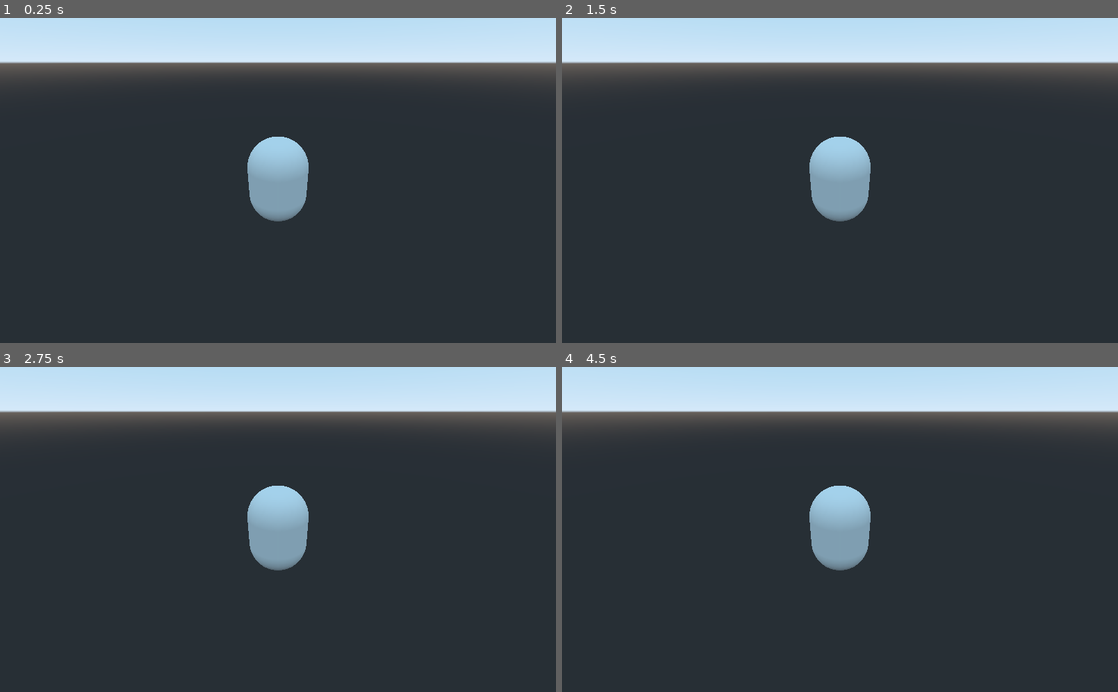
Above: before the commit, frames 1-4 (two rows, left to right).
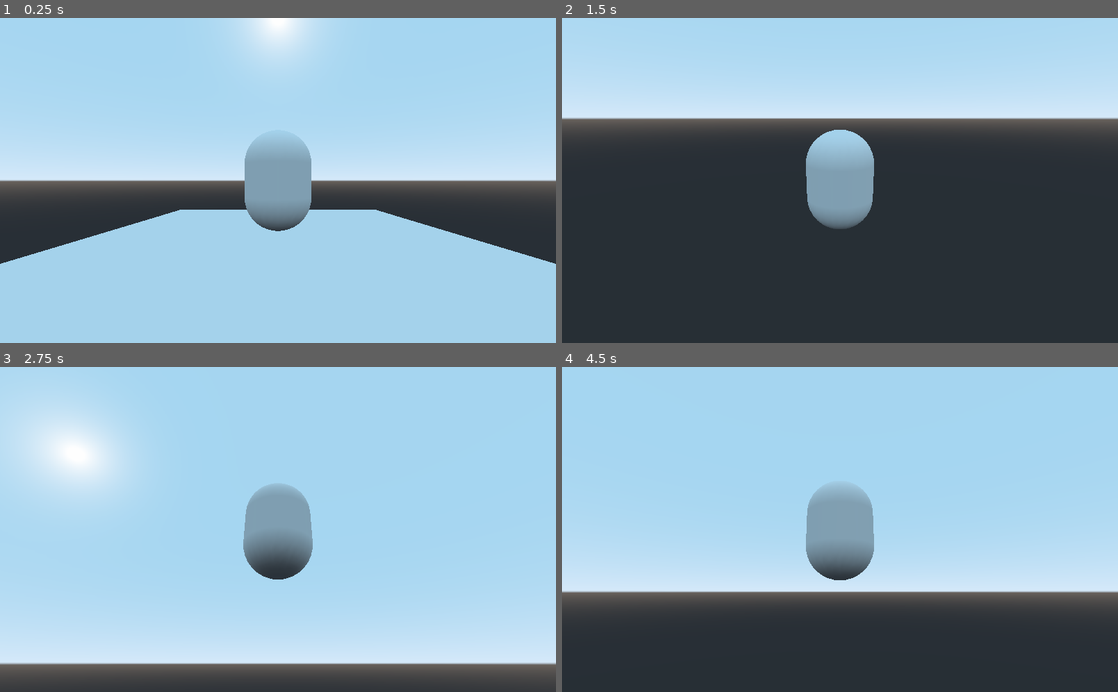
Above: after the commit, the same moments.

Repository: akulkarni3472/GodotWildJam-53
Game: Godot game, scene res://Levels/Level 1.tscn
Same seed, same stepped clock (60 frames per second), same inputs: the game is played once before the commit and once after it. Before the commit the project starts from res://Player/Player.tscn.
Inputs (mouse positions are in pixels of both pictures, inside the frame that each line leads up to):
- Up to frame 1 (0.25 s): no input
- Up to frame 2 (1.5 s): tap Enter at 0.5 s; move the mouse to (962, 164) at 0.52 s; hold D (right, bound only after the commit) 0.53-1.28 s; tap Space (jump, bound only after the commit) at 0.6, 0.77, 1.07, 1.25, 1.35 s; move the mouse to (728, 196) at 1.27 s; hold S (back, bound only after the commit) from 1.28 s (still down)
- Up to frame 3 (2.75 s): tap Space (jump, bound only after the commit) at 1.52, 1.82, 2.1 s; tap Enter at 2 s; move the mouse to (333, 458) at 2.02 s; release S (back, bound only after the commit) at 2.03 s; hold D (right, bound only after the commit) from 2.03 s (still down)
- Up to frame 4 (4.5 s): tap Space (jump, bound only after the commit) at 2.75, 2.85, 3.02, 3.32, 3.6, 3.77, 4.07, 4.25, 4.35 s; move the mouse to (812, 594) at 2.77 s; release D (right, bound only after the commit) at 2.78 s; hold W (forward, bound only after the commit) 2.78-3.53 s; tap Enter at 3.5 s; move the mouse to (1006, 578) at 3.52 s; hold A (left, bound only after the commit) from 3.53 s (still down); move the mouse to (673, 480) at 4.27 s

The runs differ from the first frame. In frame 1, 84% of the frame differs, in the area x 0-100%, y 0-100%; in frame 2, 28%; in frame 3, 90%, in the area x 0-100%, y 0-98%; in frame 4, 69%.

Commit message:
Fixed basic third-person controller

Diff:
--- a/Levels/Level 1.tscn
+++ b/Levels/Level 1.tscn
@@ -2,21 +2,21 @@
 
 [ext_resource path="res://Player/Player.tscn" type="PackedScene" id=1]
 
-[sub_resource type="BoxShape" id=1]
-extents = Vector3( 1, 0.064269, 1 )
+[sub_resource type="PlaneMesh" id=2]
 
-[sub_resource type="PlaneMesh" id=2]
+[sub_resource type="BoxShape" id=3]
 
 [node name="Level 1" type="Spatial"]
 
 [node name="Floor" type="KinematicBody" parent="."]
-transform = Transform( 50, 0, 0, 0, 1, 0, 0, 0, 50, 0, 0, 0 )
-
-[node name="CollisionShape" type="CollisionShape" parent="Floor"]
-transform = Transform( 1, 0, 0, 0, 1, 0, 0, 0, 1, 0, -0.0625725, 0 )
-shape = SubResource( 1 )
+transform = Transform( 5, 0, 0, 0, 1, 0, 0, 0, 5, 0, 0, 0 )
 
 [node name="MeshInstance" type="MeshInstance" parent="Floor"]
 mesh = SubResource( 2 )
 
+[node name="CollisionShape" type="CollisionShape" parent="Floor"]
+transform = Transform( 1, 0, 0, 0, 1, 0, 0, 0, 1, 0, -1, 0 )
+shape = SubResource( 3 )
+
 [node name="Player" parent="." instance=ExtResource( 1 )]
+transform = Transform( 1, 0, 0, 0, 1, 0, 0, 0, 1, 0, 1.65145, 0 )
--- /dev/null
+++ b/Menus/StartMenu.tscn
@@ -0,0 +1,5 @@
+[gd_scene format=2]
+
+[node name="StartMenu" type="Control"]
+anchor_right = 1.0
+anchor_bottom = 1.0
--- a/Player/Player.gd
+++ b/Player/Player.gd
@@ -1,24 +1,48 @@
 extends KinematicBody
 
+export var speed = 8.0
+export var jump_force = 20.0
+export var gravity = 50
 
-# Declare member variables here. Examples:
-# var a = 2
-# var b = "text"
-export var speed = 7.0
-export var jump_force = 20.0
-export var gravity = 9.8
+var velocity = Vector3.ZERO
+var snap_vector = Vector3.DOWN
 
-var _velocity = Vector3.ZERO
-var _snap_vector = Vector3.DOWN
+onready var spring_arm= $SpringArm
+onready var model = $MeshInstance
 
-onready var _spring_arm: SpringArm = $SpringArm
-# onready var _model: Spatial =
+func _ready():
+	spring_arm.add_excluded_object(get_rid())
 
-# Called when the node enters the scene tree for the first time.
-func _ready():
-	pass # Replace with function body.
+func _physics_process(delta):
+	apply_gravity(delta)
+	move()
+	jump()
+	velocity = move_and_slide_with_snap(velocity, snap_vector, Vector3.UP, true)
 
+func _process(delta):
+	spring_arm.translation = translation
 
-# Called every frame. 'delta' is the elapsed time since the previous frame.
-func _physics_process(delta):
+func move():
 	var move_dir = Vector3.ZERO
+	move_dir.x = Input.get_action_strength("right") - Input.get_action_raw_strength("left")
+	move_dir.z = Input.get_action_strength("back") - Input.get_action_raw_strength("forward")
+	move_dir = move_dir.rotated(Vector3.UP, spring_arm.rotation.y).normalized()
+	velocity.x = move_dir.x * speed
+	velocity.z = move_dir.z * speed
+
+func apply_gravity(delta):
+	velocity.y -= delta * gravity
+
+func face_direction():
+	if velocity.length() > 0.2:
+		var look_direction = Vector2(velocity.z, velocity.x)
+
+func jump():
+	var landed = is_on_floor() and snap_vector == Vector3.ZERO
+	var jumping = is_on_floor() and Input.is_action_just_pressed("jump")
+
+	if jumping:
+		snap_vector = Vector3.ZERO
+		velocity.y = jump_force
+	elif landed:
+		snap_vector = Vector3.DOWN
--- a/Player/Player.tscn
+++ b/Player/Player.tscn
@@ -1,31 +1,31 @@
-[gd_scene load_steps=5 format=2]
+[gd_scene load_steps=6 format=2]
 
 [ext_resource path="res://Player/Player.gd" type="Script" id=1]
+[ext_resource path="res://Player/SpringArm.gd" type="Script" id=2]
 
-[sub_resource type="CapsuleShape" id=1]
+[sub_resource type="CapsuleMesh" id=4]
 
-[sub_resource type="SphereShape" id=3]
+[sub_resource type="CapsuleShape" id=5]
 
-[sub_resource type="CapsuleMesh" id=2]
+[sub_resource type="SphereShape" id=6]
 
 [node name="Player" type="KinematicBody"]
 transform = Transform( 1, 0, 0, 0, 1, 0, 0, 0, 1, 0, 1.483, 0 )
 script = ExtResource( 1 )
+jump_force = 50.0
+
+[node name="MeshInstance" type="MeshInstance" parent="."]
+transform = Transform( 1, 0, 0, 0, -4.37114e-08, -1, 0, 1, -4.37114e-08, 0, 0, 0 )
+mesh = SubResource( 4 )
 
 [node name="CollisionShape" type="CollisionShape" parent="."]
 transform = Transform( 1, 0, 0, 0, -4.37114e-08, -1, 0, 1, -4.37114e-08, 0, 0, 0 )
-shape = SubResource( 1 )
+shape = SubResource( 5 )
 
 [node name="SpringArm" type="SpringArm" parent="."]
-transform = Transform( 1, 0, 0, 0, 0.866026, 0.5, 0, -0.5, 0.866026, 0, 0, 0 )
-shape = SubResource( 3 )
+shape = SubResource( 6 )
 spring_length = 7.0
 margin = 0.2
+script = ExtResource( 2 )
 
 [node name="Camera" type="Camera" parent="SpringArm"]
-fov = 76.9315
-near = 0.2
-
-[node name="MeshInstance" type="MeshInstance" parent="."]
-transform = Transform( 1, 0, 0, 0, -4.37114e-08, -1, 0, 1, -4.37114e-08, 0, 0, 0 )
-mesh = SubResource( 2 )
--- /dev/null
+++ b/Player/SpringArm.gd
@@ -0,0 +1,15 @@
+extends Spatial
+
+export var mouse_sensitivity = 0.5
+
+func _ready():
+	set_as_toplevel(true)
+	Input.set_mouse_mode(Input.MOUSE_MODE_CAPTURED)
+
+func _unhandled_input(event):
+	if event is InputEventMouseMotion:
+		rotation_degrees.x -= event.relative.y * mouse_sensitivity
+		rotation_degrees.x = clamp(rotation_degrees.x, -90, 30)
+
+		rotation_degrees.y -= event.relative.x * mouse_sensitivity
+		rotation_degrees.y = wrapf(rotation_degrees.y, 0.0, 360)
--- a/project.godot
+++ b/project.godot
@@ -11,12 +11,56 @@
 [application]
 
 config/name="Godot Wild Jam- 53"
-run/main_scene="res://Player/Player.tscn"
+run/main_scene="res://Levels/Level 1.tscn"
 config/icon="res://icon.png"
+
+[global]
+
+scene=false
 
 [gui]
 
 common/drop_mouse_on_gui_input_disabled=true
+
+[input]
+
+ui_accept={
+"deadzone": 0.5,
+"events": [ Object(InputEventKey,"resource_local_to_scene":false,"resource_name":"","device":0,"alt":false,"shift":false,"control":false,"meta":false,"command":false,"pressed":false,"scancode":16777221,"physical_scancode":0,"unicode":0,"echo":false,"script":null)
+, Object(InputEventKey,"resource_local_to_scene":false,"resource_name":"","device":0,"alt":false,"shift":false,"control":false,"meta":false,"command":false,"pressed":false,"scancode":16777222,"physical_scancode":0,"unicode":0,"echo":false,"script":null)
+, Object(InputEventJoypadButton,"resource_local_to_scene":false,"resource_name":"","device":0,"button_index":0,"pressure":0.0,"pressed":false,"script":null)
+ ]
+}
+ui_select={
+"deadzone": 0.5,
+"events": [ Object(InputEventJoypadButton,"resource_local_to_scene":false,"resource_name":"","device":0,"button_index":3,"pressure":0.0,"pressed":false,"script":null)
+ ]
+}
+forward={
+"deadzone": 0.5,
+"events": [ Object(InputEventKey,"resource_local_to_scene":false,"resource_name":"","device":0,"alt":false,"shift":false,"control":false,"meta":false,"command":false,"pressed":false,"scancode":0,"physical_scancode":87,"unicode":0,"echo":false,"script":null)
+ ]
+}
+back={
+"deadzone": 0.5,
+"events": [ Object(InputEventKey,"resource_local_to_scene":false,"resource_name":"","device":0,"alt":false,"shift":false,"control":false,"meta":false,"command":false,"pressed":false,"scancode":0,"physical_scancode":83,"unicode":0,"echo":false,"script":null)
+ ]
+}
+left={
+"deadzone": 0.5,
+"events": [ Object(InputEventKey,"resource_local_to_scene":false,"resource_name":"","device":0,"alt":false,"shift":false,"control":false,"meta":false,"command":false,"pressed":false,"scancode":0,"physical_scancode":65,"unicode":0,"echo":false,"script":null)
+ ]
+}
+right={
+"deadzone": 0.5,
+"events": [ Object(InputEventKey,"resource_local_to_scene":false,"resource_name":"","device":0,"alt":false,"shift":false,"control":false,"meta":false,"command":false,"pressed":false,"scancode":0,"physical_scancode":68,"unicode":0,"echo":false,"script":null)
+ ]
+}
+jump={
+"deadzone": 0.5,
+"events": [ Object(InputEventKey,"resource_local_to_scene":false,"resource_name":"","device":0,"alt":false,"shift":false,"control":false,"meta":false,"command":false,"pressed":false,"scancode":0,"physical_scancode":32,"unicode":0,"echo":false,"script":null)
+ ]
+}
 
 [mono]
 
Not shown, changed: .mono/metadata/ide_messaging_meta.txt
